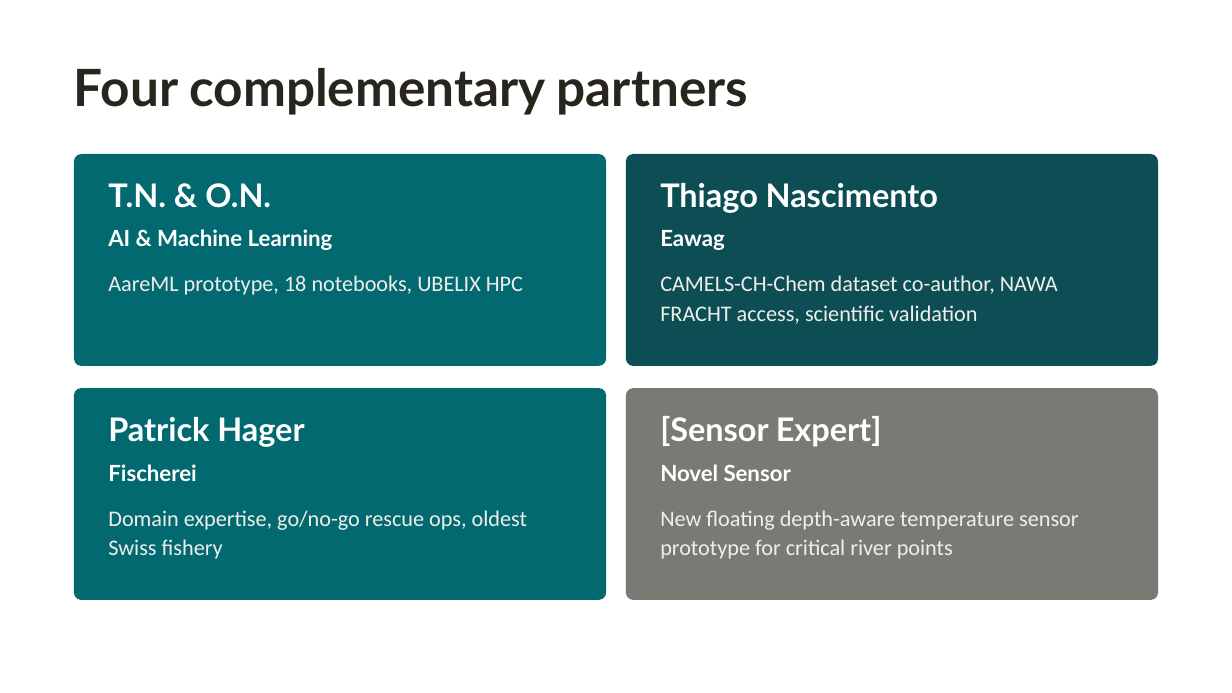
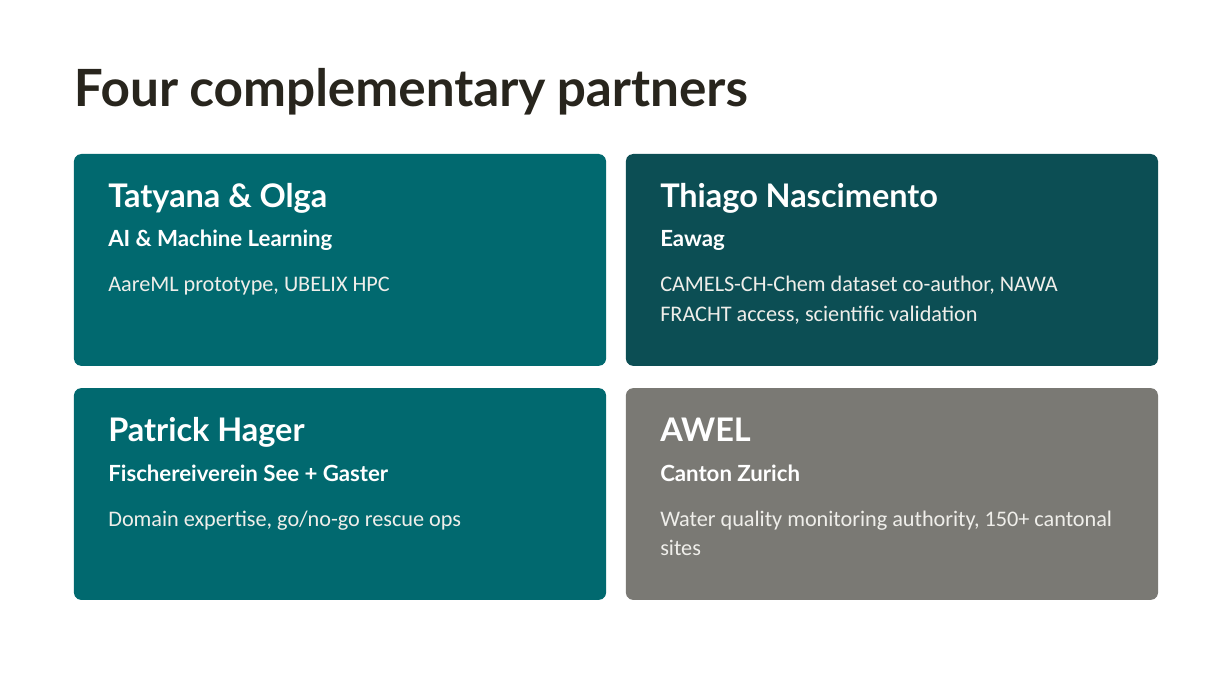
Before and after one commit to polar-bear-after-lunch/AareML, a slide deck: slide 5 of AareML_Sandbox_Pitch.pptx. Drawn at 1232x693 pixels with LibreOffice and Linux fonts; fonts in the diff are those of the drawing. Boxes give left, top, right and bottom in pixels: in the first picture for what was removed or moved away, otherwise in the second. Text is boxed around its words. In the diff, an @@ line names an element or a change of style, - is before the commit and + after.

```diff
--- a/AareML_Sandbox_Pitch.pptx
+++ b/AareML_Sandbox_Pitch.pptx
@@ text at (108, 183, 328, 213): text changed @@
-T.N. & O.N.
+Tatyana & Olga
@@ text at (108, 276, 390, 295): text changed @@
-AareML prototype, 18 notebooks, UBELIX HPC
+AareML prototype, UBELIX HPC
@@ text at (660, 417, 800, 481): text changed; size 19 to 13 pt @@
-[Sensor Expert]
-Novel Sensor
+AWEL
+Canton Zurich
@@ text at (108, 464, 388, 481): text changed @@
-Fischerei
+Fischereiverein See + Gaster
@@ text at (108, 510, 461, 530): text changed @@
-Domain expertise, go/no-go rescue ops, oldest Swiss fishery
+Domain expertise, go/no-go rescue ops
@@ text at (660, 510, 1112, 555): text changed @@
-New floating depth-aware temperature sensor prototype for critical river points
+Water quality monitoring authority, 150+ cantonal sites
```
Also in this commit, not shown: 4 other slides changed, 1 other file.
